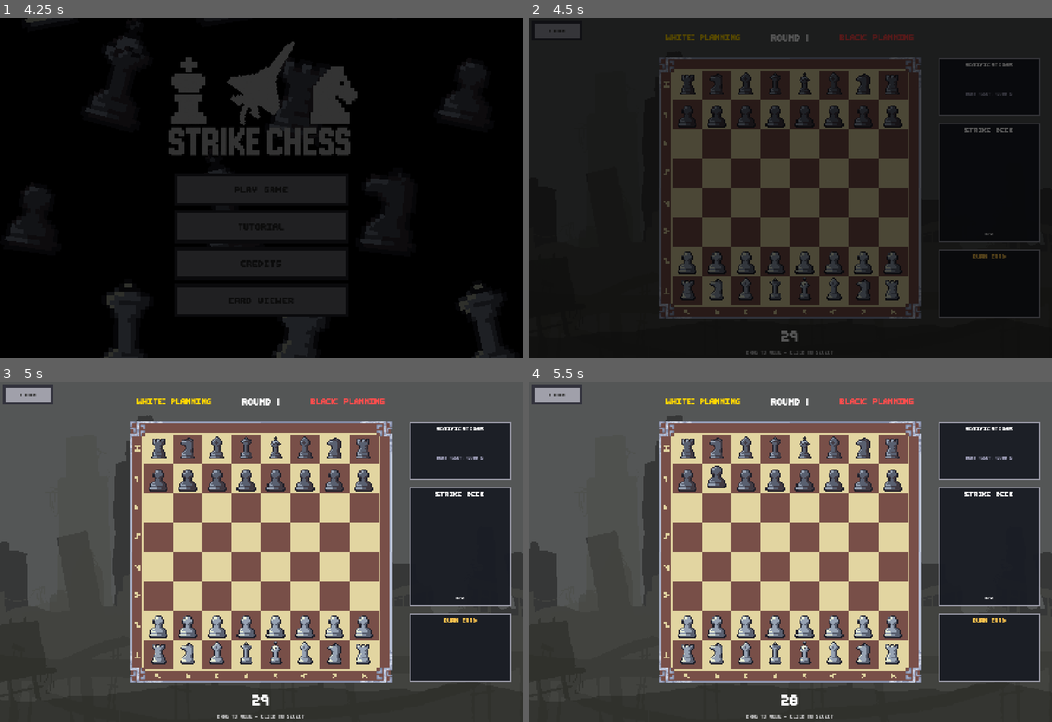
Above: before the commit, frames 1-4 (two rows, left to right).
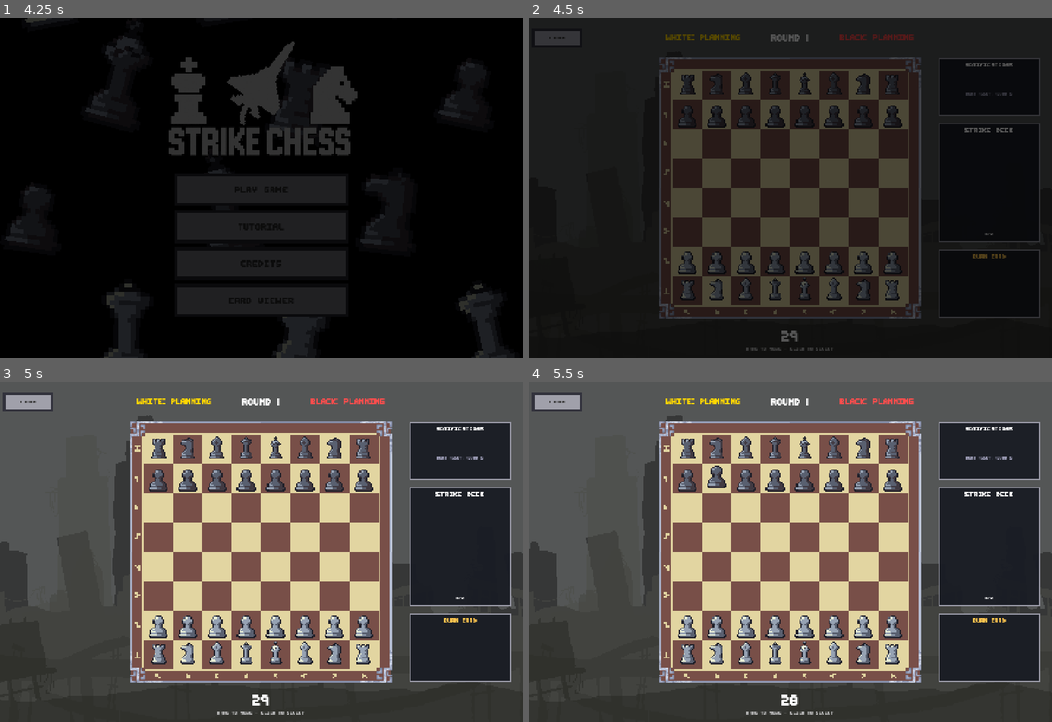
Above: after the commit, the same moments.

Repository: CodingWithKantecki/Strike-Chess-GODOT
Game: Godot game, scene res://scenes/intro_credits.tscn
Two runs of this game, one before a commit and one after it. Both use one fixed random seed, a clock stepped at 60 frames per second and the inputs below. Video files are missing from this copy of the repository; at most half a second of black plays in their place.
Inputs (mouse positions are in pixels of both pictures, inside the frame that each line leads up to):
- Up to frame 1 (4.25 s): tap Enter (ui_accept) at 0.5, 0.77, 3.5, 3.77 s; move the mouse to (376, 171) at 0.52 s; hold Right (ui_right) 0.53-1.25 s; tap Space at 0.6, 2.1, 3.6 s; click (376, 171) at 0.67 s; drag from (156, 205) to (235, 256) at 1.27 s; move the mouse to (313, 113) at 2.02 s; hold Right (ui_right) 2.03-2.75 s; drag from (235, 256) to (104, 137) at 2.77 s; move the mouse to (418, 239) at 3.52 s; hold Left (ui_left) from 3.53 s (still down)
- Up to frame 2 (4.5 s): release Left (ui_left) at 4.25 s; click "TUTORIAL" at 4.25 s
- Up to frame 3 (5 s): no input
- Up to frame 4 (5.5 s): tap Enter (ui_accept) at 5 s; drag from (633, 501) to (712, 467) at 5.02 s

Frame 1 is identical in both runs. In frame 2, 0.5% of the frame differs, in the area x 1-58%, y 1-100%; in frame 3, 0.8%, in the area x 0-59%, y 0-100%; in frame 4, 0.8%.

Commit message:
Add random glitch effect to falling menu pieces and UI tweaks
- Add subtle random glitch effect to falling chess pieces in main menu
- Move instruction label up 10 pixels
- Move back button down 20 pixels
- Glitch includes color shifts, jitter, and scale variations

🤖 Generated with [Claude Code](https://claude.com/claude-code)

Co-Authored-By: Claude <noreply@anthropic.com>

Diff:
--- /dev/null
+++ b/assets/shaders/vhs_static.gdshader
@@ -0,0 +1,39 @@
+shader_type canvas_item;
+render_mode blend_add;
+
+// VHS Static Overlay - adds static noise on top of scene
+uniform float intensity : hint_range(0.0, 1.0) = 0.12;
+uniform float speed : hint_range(0.1, 3.0) = 0.5;
+uniform float grain_size : hint_range(1.0, 8.0) = 3.0;
+uniform vec2 screen_size = vec2(1445.0, 940.0);
+
+// Hash function for random noise
+float hash(vec2 p) {
+    p = fract(p * vec2(234.34, 435.345));
+    p += dot(p, p + 34.23);
+    return fract(p.x * p.y);
+}
+
+void fragment() {
+    vec2 uv = SCREEN_UV * screen_size;
+
+    // Pixelate for chunky static grain
+    vec2 grain_uv = floor(uv / grain_size);
+
+    // Time that updates in discrete steps (like real TV)
+    float t = floor(TIME * 10.0 * speed);
+
+    // Generate static noise
+    float noise = hash(grain_uv + t);
+
+    // Add horizontal band variation
+    float band = hash(vec2(t * 0.1, floor(SCREEN_UV.y * 100.0)));
+    noise = mix(noise, band, 0.2);
+
+    // Threshold for hard black/white
+    float static_bw = step(0.5, noise);
+
+    // Output - white pixels only, black becomes transparent
+    float alpha = static_bw * intensity;
+    COLOR = vec4(1.0, 1.0, 1.0, alpha);
+}
--- a/scenes/game.tscn
+++ b/scenes/game.tscn
@@ -169,9 +169,9 @@
 
 [node name="InstructionLabel" type="Label" parent="."]
 offset_left = 362.0
-offset_top = 910.0
+offset_top = 900.0
 offset_right = 1082.0
-offset_bottom = 940.0
+offset_bottom = 930.0
 theme_override_colors/font_color = Color(0.7, 0.7, 0.7, 1)
 theme_override_fonts/font = ExtResource("3_font")
 theme_override_font_sizes/font_size = 16
@@ -275,9 +275,9 @@
 
 [node name="LeftPanel" type="Control" parent="."]
 offset_left = 8.0
-offset_top = 8.0
+offset_top = 28.0
 offset_right = 308.0
-offset_bottom = 728.0
+offset_bottom = 748.0
 
 [node name="BackButtonFrame" type="NinePatchRect" parent="LeftPanel"]
 offset_right = 140.0
--- a/scripts/main_menu.gd
+++ b/scripts/main_menu.gd
@@ -24,6 +24,11 @@
 const FALL_SPEED: float = 45.0  # Consistent speed
 const ROTATION_SPEED_MAX: float = 0.08
 const MIN_PIECE_DISTANCE: float = 180.0  # Minimum distance between pieces
+
+# Random glitch effect
+var glitch_time: float = 0.0
+const GLITCH_CHANCE: float = 0.001  # Chance per frame for a piece to start glitching
+const GLITCH_DURATION: float = 0.3  # How long a glitch lasts
 
 # Parallax scroll speed
 var parallax_offset: float = 0.0
@@ -81,7 +86,9 @@
 				"column": col,
 				"vy": FALL_SPEED,  # Same speed for all - consistent rain
 				"rotation_speed": randf_range(-ROTATION_SPEED_MAX, ROTATION_SPEED_MAX),
-				"is_white": (col + i) % 2 == 0
+				"is_white": (col + i) % 2 == 0,
+				"glitch_timer": 0.0,
+				"glitch_offset": Vector2.ZERO
 			})
 
 func _process(delta):
@@ -94,6 +101,9 @@
 	parallax_offset += PARALLAX_SPEED
 	if parallax_bg:
 		parallax_bg.scroll_offset.x = -parallax_offset
+
+	# Update glitch time
+	glitch_time += delta
 
 	var screen_size = get_viewport_rect().size
 	var col_width = screen_size.x / NUM_COLUMNS
@@ -134,6 +144,16 @@
 		var col_max = col_center + col_width * 0.4
 		sprite.position.x = clamp(sprite.position.x, col_min, col_max)
 
+		# Random glitch effect
+		if piece["glitch_timer"] > 0:
+			piece["glitch_timer"] -= delta
+			apply_glitch_effect(piece, sprite)
+			if piece["glitch_timer"] <= 0:
+				reset_glitch_effect(piece, sprite)
+		elif randf() < GLITCH_CHANCE:
+			# Start a new glitch
+			piece["glitch_timer"] = GLITCH_DURATION
+
 		# Recycle when off bottom
 		if sprite.position.y > screen_size.y + 150:
 			recycle_piece(piece, screen_size, col_width)
@@ -172,3 +192,45 @@
 func _on_card_viewer_pressed():
 	AudioManager.play_click_sound()
 	get_tree().change_scene_to_file("res://scenes/card_viewer.tscn")
+
+func apply_glitch_effect(piece: Dictionary, sprite: Sprite2D):
+	"""Apply subtle digital glitch effect to hovered piece."""
+	# Gentle position jitter
+	var jitter_x = randf_range(-3, 3) if randf() > 0.85 else 0
+	var jitter_y = randf_range(-2, 2) if randf() > 0.9 else 0
+	piece["glitch_offset"] = Vector2(jitter_x, jitter_y)
+
+	# Apply offset
+	sprite.offset = piece["glitch_offset"]
+
+	# Subtle color glitch
+	var glitch_intensity = sin(glitch_time * 12.0) * 0.5 + 0.5
+	if randf() > 0.95:
+		# Rare color flash - more muted
+		var colors = [
+			Color(1, 0.7, 0.85, 1),   # Soft pink
+			Color(0.7, 1, 1, 1),       # Soft cyan
+			Color(1, 1, 0.8, 1),       # Soft yellow
+		]
+		sprite.modulate = colors[randi() % colors.size()]
+	elif randf() > 0.85:
+		# Subtle brightness shift
+		var brightness = 1.0 + glitch_intensity * 0.3
+		sprite.modulate = Color(brightness, brightness, brightness, 1)
+	else:
+		# Very subtle color shift
+		sprite.modulate = Color(1.0 + glitch_intensity * 0.08, 1.0, 1.0 + glitch_intensity * 0.05, 1)
+
+	# Rare scale glitch
+	if randf() > 0.97:
+		var scale_glitch = PIECE_SCALE * randf_range(0.95, 1.08)
+		sprite.scale = Vector2(scale_glitch, scale_glitch)
+	else:
+		sprite.scale = Vector2(PIECE_SCALE, PIECE_SCALE)
+
+func reset_glitch_effect(piece: Dictionary, sprite: Sprite2D):
+	"""Reset piece to normal after glitch."""
+	piece["glitch_offset"] = Vector2.ZERO
+	sprite.offset = Vector2.ZERO
+	sprite.modulate = Color(1, 1, 1, 1)
+	sprite.scale = Vector2(PIECE_SCALE, PIECE_SCALE)
Not shown, added: assets/fire_frames/fire_00.png.import
Not shown, added: assets/fire_frames/fire_01.png.import
Not shown, added: assets/fire_frames/fire_02.png.import
Not shown, added: assets/fire_frames/fire_03.png.import
Not shown, added: assets/fire_frames/fire_04.png.import
Not shown, added: assets/fire_frames/fire_05.png.import
Not shown, added: assets/fire_frames/fire_06.png.import
Not shown, added: assets/fire_frames/fire_07.png.import
Not shown, added: assets/shaders/vhs_static.gdshader.uid
Not shown, added: assets/static.ogv.uid
Not shown, added: assets/static_slow.ogv.uid
Not shown, changed: assets/ui/boardborder_frame_3x.png.import
(and 6 more such lines)
